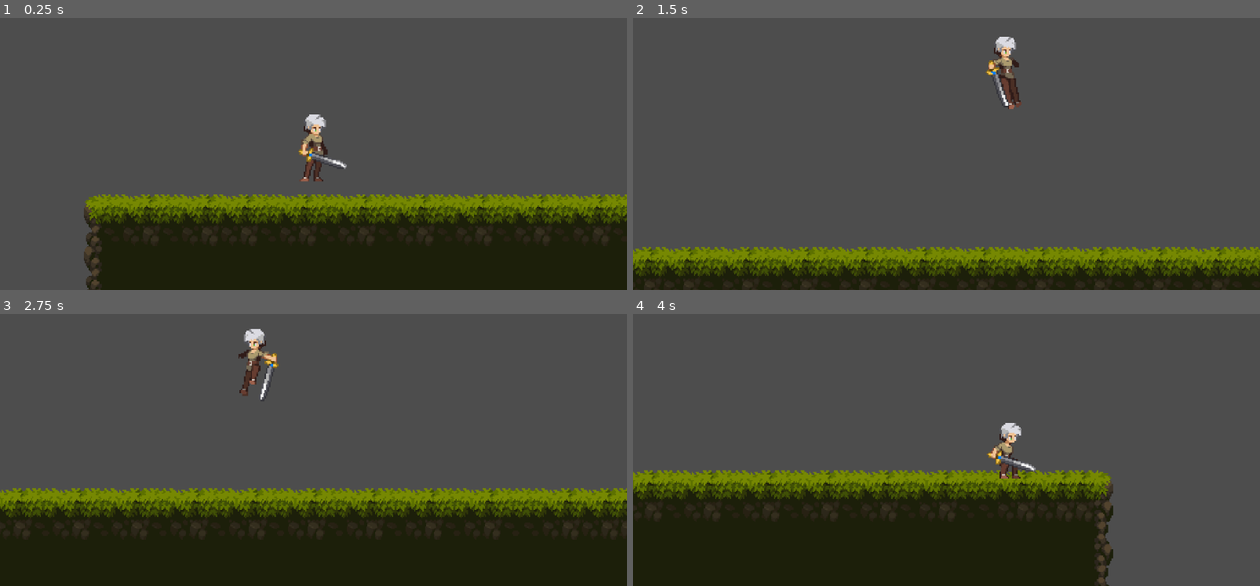
Above: before the commit, frames 1-4 (two rows, left to right).
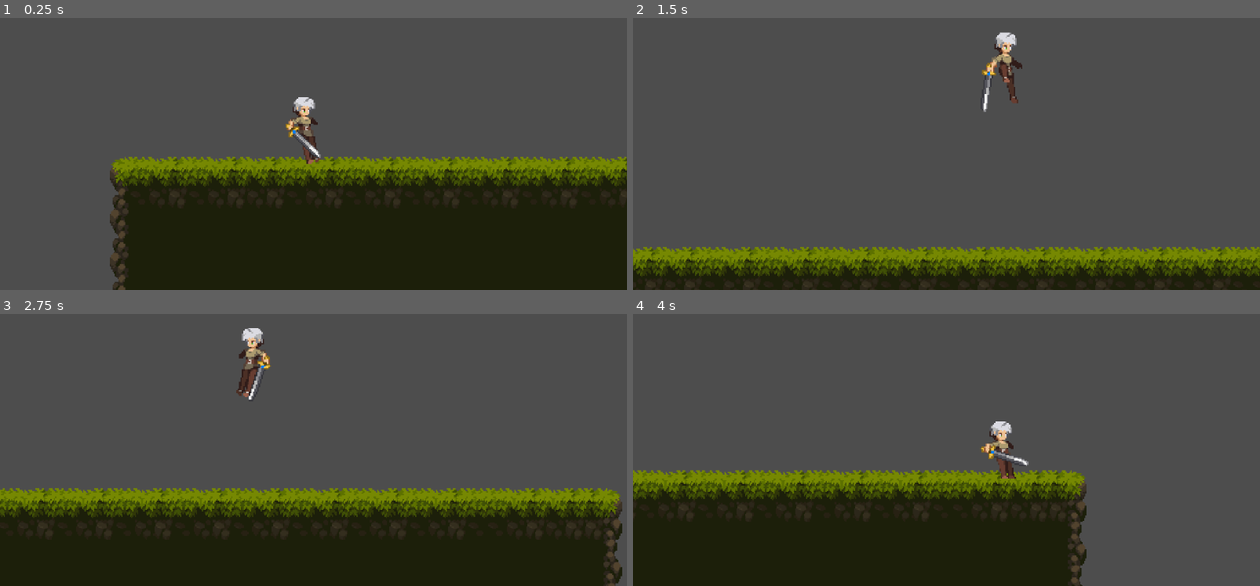
Above: after the commit, the same moments.

Repository: Protokol42/Godot-TileMap-and-Animations
Game: Godot game, scene res://Levels/test_level.tscn
The game is run twice, just before and just after one commit, with the same random seed, the same clock (stepped at 60 frames per second) and the same inputs.
Inputs:
- Up to frame 1 (0.25 s): no input
- Up to frame 2 (1.5 s): hold D (Right) from 0.53 s (still down); tap S (Crouch) at 0.6 s; tap Space (Jump) at 0.77, 0.8, 1.07, 1.35 s
- Up to frame 3 (2.75 s): tap Space (Jump) at 1.52, 1.82, 2.3 s; tap S (Crouch) at 1.55, 2.1 s; release D (Right) at 2.03 s; hold A (Left) from 2.03 s (still down)
- Up to frame 4 (4 s): release A (Left) at 2.78 s; hold D (Right) from 2.78 s (still down); tap S (Crouch) at 2.85 s; tap Space (Jump) at 3.02, 3.32, 3.6, 3.77 s

The runs differ from the first frame. In frame 1, 20% of the frame differs, in the area x 13-100%, y 29-100%; in frame 2, 3.1%; in frame 3, 6.1%; in frame 4, 6.1%.

Commit message:
All animations added - No state machine

Diff:
--- a/Characters/player.gd
+++ b/Characters/player.gd
@@ -1,7 +1,7 @@
 extends CharacterBody2D
 
 
-@export var speed : float = 200.0
+@export var speed : float = 220.0
 @export var jump_velocity : float = -300.0
 @export var double_jump_velocity : float = -250.0
 
@@ -25,20 +25,19 @@
 		if is_in_air:
 			land()
 			is_in_air = false
-
-
 	# Handle Jump.
 	if Input.is_action_just_pressed("Jump"):
 		if is_on_floor():
-			jump() # Normal Jump
+			jump(jump_velocity,has_double_jumped) # Normal Jump
 		elif not has_double_jumped:
 			has_double_jumped = true
-			velocity.y = double_jump_velocity # Double Jump
+			animated_sprite.stop()
+			jump(double_jump_velocity,has_double_jumped) # Double Jump
 
 	# Get the input direction and handle the movement/deceleration.
 	# As good practice, you should replace UI actions with custom gameplay actions.
-	direction = Input.get_vector("Left", "Right","Up","Crouch")
-	if direction:
+	direction = Input.get_vector("Left", "Right","Up","Crouch").normalized()
+	if direction.x != 0 and animated_sprite.animation != "Jump_end":
 		velocity.x = direction.x * speed
 	else:
 		velocity.x = move_toward(velocity.x, 0, speed)
@@ -48,10 +47,13 @@
 
 func update_animations(): # Update Animations
 	if not animation_locked:
-		if direction.x != 0 and velocity.y == 0:
-			animated_sprite.play("Run")
+		if not is_on_floor():
+			animated_sprite.play("Fall")
 		else:
-			animated_sprite.play("Idle")
+			if direction.x != 0:
+				animated_sprite.play("Run")
+			else:
+				animated_sprite.play("Idle")
 
 func update_facing_direction():
 	if direction.x > 0:
@@ -59,10 +61,13 @@
 	elif direction.x < 0:
 		animated_sprite.flip_h = true
 
-func jump():
-	velocity.y = jump_velocity
+func jump(j_velocity,state : bool):
+	if !state:
+		animated_sprite.play("Jump_start")
+	else:
+		animated_sprite.play("Jump_double")
+	velocity.y = j_velocity
 	animation_locked = true
-	animated_sprite.play("Jump_start")
 
 func land():
 	animated_sprite.play("Jump_end")
@@ -70,5 +75,5 @@
 
 
 func _on_animated_sprite_2d_animation_finished():
-	if animated_sprite.animation == "Jump_end":
+	if (["Jump_start","Jump_double","Jump_end"].has(animated_sprite.animation)):
 		animation_locked = false
--- a/Characters/player.tscn
+++ b/Characters/player.tscn
@@ -1,10 +1,38 @@
-[gd_scene load_steps=34 format=3 uid="uid://b6qhage5m53kt"]
+[gd_scene load_steps=51 format=3 uid="uid://b6qhage5m53kt"]
 
 [ext_resource type="Texture2D" uid="uid://btjmlqoppj886" path="res://Art/Legacy-Fantasy - High Forest 2.3/Character/Idle/Idle-Sheet.png" id="1_31o8a"]
 [ext_resource type="Script" path="res://Characters/player.gd" id="1_psmpv"]
 [ext_resource type="Texture2D" uid="uid://ck5gxu2a7r00y" path="res://Art/Legacy-Fantasy - High Forest 2.3/Character/Jumlp-All/Jump-All-Sheet.png" id="3_yyfvq"]
 [ext_resource type="Texture2D" uid="uid://btmo2iywpbo4o" path="res://Art/Legacy-Fantasy - High Forest 2.3/Character/Run/Run-Sheet.png" id="4_vgu5r"]
 
+[sub_resource type="AtlasTexture" id="AtlasTexture_atrxi"]
+atlas = ExtResource("3_yyfvq")
+region = Rect2(256, 0, 64, 64)
+
+[sub_resource type="AtlasTexture" id="AtlasTexture_mjv33"]
+atlas = ExtResource("3_yyfvq")
+region = Rect2(320, 0, 64, 64)
+
+[sub_resource type="AtlasTexture" id="AtlasTexture_4py5x"]
+atlas = ExtResource("3_yyfvq")
+region = Rect2(384, 0, 64, 64)
+
+[sub_resource type="AtlasTexture" id="AtlasTexture_cjhdx"]
+atlas = ExtResource("3_yyfvq")
+region = Rect2(448, 0, 64, 64)
+
+[sub_resource type="AtlasTexture" id="AtlasTexture_ir2ph"]
+atlas = ExtResource("3_yyfvq")
+region = Rect2(512, 0, 64, 64)
+
+[sub_resource type="AtlasTexture" id="AtlasTexture_a4ho8"]
+atlas = ExtResource("3_yyfvq")
+region = Rect2(576, 0, 64, 64)
+
+[sub_resource type="AtlasTexture" id="AtlasTexture_vfidm"]
+atlas = ExtResource("3_yyfvq")
+region = Rect2(640, 0, 64, 64)
+
 [sub_resource type="AtlasTexture" id="AtlasTexture_7yluw"]
 atlas = ExtResource("1_31o8a")
 region = Rect2(0, 0, 64, 80)
@@ -21,6 +49,46 @@
 atlas = ExtResource("1_31o8a")
 region = Rect2(192, 0, 64, 80)
 
+[sub_resource type="AtlasTexture" id="AtlasTexture_tf0po"]
+atlas = ExtResource("3_yyfvq")
+region = Rect2(128, 0, 64, 64)
+
+[sub_resource type="AtlasTexture" id="AtlasTexture_py0ym"]
+atlas = ExtResource("3_yyfvq")
+region = Rect2(192, 0, 64, 64)
+
+[sub_resource type="AtlasTexture" id="AtlasTexture_3ntvu"]
+atlas = ExtResource("3_yyfvq")
+region = Rect2(256, 0, 64, 64)
+
+[sub_resource type="AtlasTexture" id="AtlasTexture_bg1na"]
+atlas = ExtResource("3_yyfvq")
+region = Rect2(320, 0, 64, 64)
+
+[sub_resource type="AtlasTexture" id="AtlasTexture_c7vyq"]
+atlas = ExtResource("3_yyfvq")
+region = Rect2(384, 0, 64, 64)
+
+[sub_resource type="AtlasTexture" id="AtlasTexture_nw6mn"]
+atlas = ExtResource("3_yyfvq")
+region = Rect2(448, 0, 64, 64)
+
+[sub_resource type="AtlasTexture" id="AtlasTexture_y6hov"]
+atlas = ExtResource("3_yyfvq")
+region = Rect2(512, 0, 64, 64)
+
+[sub_resource type="AtlasTexture" id="AtlasTexture_pdf6w"]
+atlas = ExtResource("3_yyfvq")
+region = Rect2(576, 0, 64, 64)
+
+[sub_resource type="AtlasTexture" id="AtlasTexture_s70i1"]
+atlas = ExtResource("3_yyfvq")
+region = Rect2(704, 0, 64, 64)
+
+[sub_resource type="AtlasTexture" id="AtlasTexture_jmqmn"]
+atlas = ExtResource("3_yyfvq")
+region = Rect2(640, 0, 64, 64)
+
 [sub_resource type="AtlasTexture" id="AtlasTexture_ckmsh"]
 atlas = ExtResource("3_yyfvq")
 region = Rect2(768, 0, 64, 64)
@@ -115,6 +183,32 @@
 
 [sub_resource type="SpriteFrames" id="SpriteFrames_51tdh"]
 animations = [{
+"frames": [{
+"duration": 1.0,
+"texture": SubResource("AtlasTexture_atrxi")
+}, {
+"duration": 1.0,
+"texture": SubResource("AtlasTexture_mjv33")
+}, {
+"duration": 1.0,
+"texture": SubResource("AtlasTexture_4py5x")
+}, {
+"duration": 1.0,
+"texture": SubResource("AtlasTexture_cjhdx")
+}, {
+"duration": 1.0,
+"texture": SubResource("AtlasTexture_ir2ph")
+}, {
+"duration": 1.0,
+"texture": SubResource("AtlasTexture_a4ho8")
+}, {
+"duration": 1.0,
+"texture": SubResource("AtlasTexture_vfidm")
+}],
+"loop": true,
+"name": &"Fall",
+"speed": 10.0
+}, {
 "frames": [{
 "duration": 1.0,
 "texture": SubResource("AtlasTexture_7yluw")
@@ -134,6 +228,41 @@
 }, {
 "frames": [{
 "duration": 1.0,
+"texture": SubResource("AtlasTexture_tf0po")
+}, {
+"duration": 1.0,
+"texture": SubResource("AtlasTexture_py0ym")
+}, {
+"duration": 1.0,
+"texture": SubResource("AtlasTexture_3ntvu")
+}, {
+"duration": 1.0,
+"texture": SubResource("AtlasTexture_bg1na")
+}, {
+"duration": 1.0,
+"texture": SubResource("AtlasTexture_c7vyq")
+}, {
+"duration": 1.0,
+"texture": SubResource("AtlasTexture_nw6mn")
+}, {
+"duration": 1.0,
+"texture": SubResource("AtlasTexture_y6hov")
+}, {
+"duration": 1.0,
+"texture": SubResource("AtlasTexture_pdf6w")
+}, {
+"duration": 1.0,
+"texture": SubResource("AtlasTexture_s70i1")
+}, {
+"duration": 1.0,
+"texture": SubResource("AtlasTexture_jmqmn")
+}],
+"loop": false,
+"name": &"Jump_double",
+"speed": 10.0
+}, {
+"frames": [{
+"duration": 1.0,
 "texture": SubResource("AtlasTexture_ckmsh")
 }, {
 "duration": 1.0,
@@ -144,7 +273,7 @@
 }],
 "loop": false,
 "name": &"Jump_end",
-"speed": 15.0
+"speed": 10.0
 }, {
 "frames": [{
 "duration": 1.0,
@@ -185,7 +314,7 @@
 }],
 "loop": false,
 "name": &"Jump_start",
-"speed": 7.0
+"speed": 10.0
 }, {
 "frames": [{
 "duration": 1.0,
@@ -218,7 +347,7 @@
 }]
 
 [sub_resource type="CapsuleShape2D" id="CapsuleShape2D_mjpat"]
-radius = 9.0
+radius = 8.0
 height = 44.0
 
 [node name="Player" type="CharacterBody2D"]
@@ -226,9 +355,9 @@
 script = ExtResource("1_psmpv")
 
 [node name="AnimatedSprite2D" type="AnimatedSprite2D" parent="."]
-position = Vector2(-32, -40)
+position = Vector2(-33, -40)
 sprite_frames = SubResource("SpriteFrames_51tdh")
-animation = &"Jump_start"
+animation = &"Jump_end"
 autoplay = "Idle"
 centered = false
 
--- a/Levels/test_level.tscn
+++ b/Levels/test_level.tscn
@@ -1421,13 +1421,13 @@
 layer_0/tile_data = PackedInt32Array(2359296, 196608, 0, 2424832, 196608, 1, 2490368, 196608, 2, 2555904, 196608, 3, 26 …(8531 unchanged characters)…
 
 [node name="Player" parent="." instance=ExtResource("2_7a0am")]
-position = Vector2(92, 80)
+position = Vector2(73, 107)
 
 [node name="RemoteTransform2D" type="RemoteTransform2D" parent="Player"]
 remote_path = NodePath("../../Camera2D")
 
 [node name="Camera2D" type="Camera2D" parent="."]
-position = Vector2(92, 80)
+position = Vector2(73, 107)
 process_callback = 0
 position_smoothing_enabled = true
 position_smoothing_speed = 50.0
